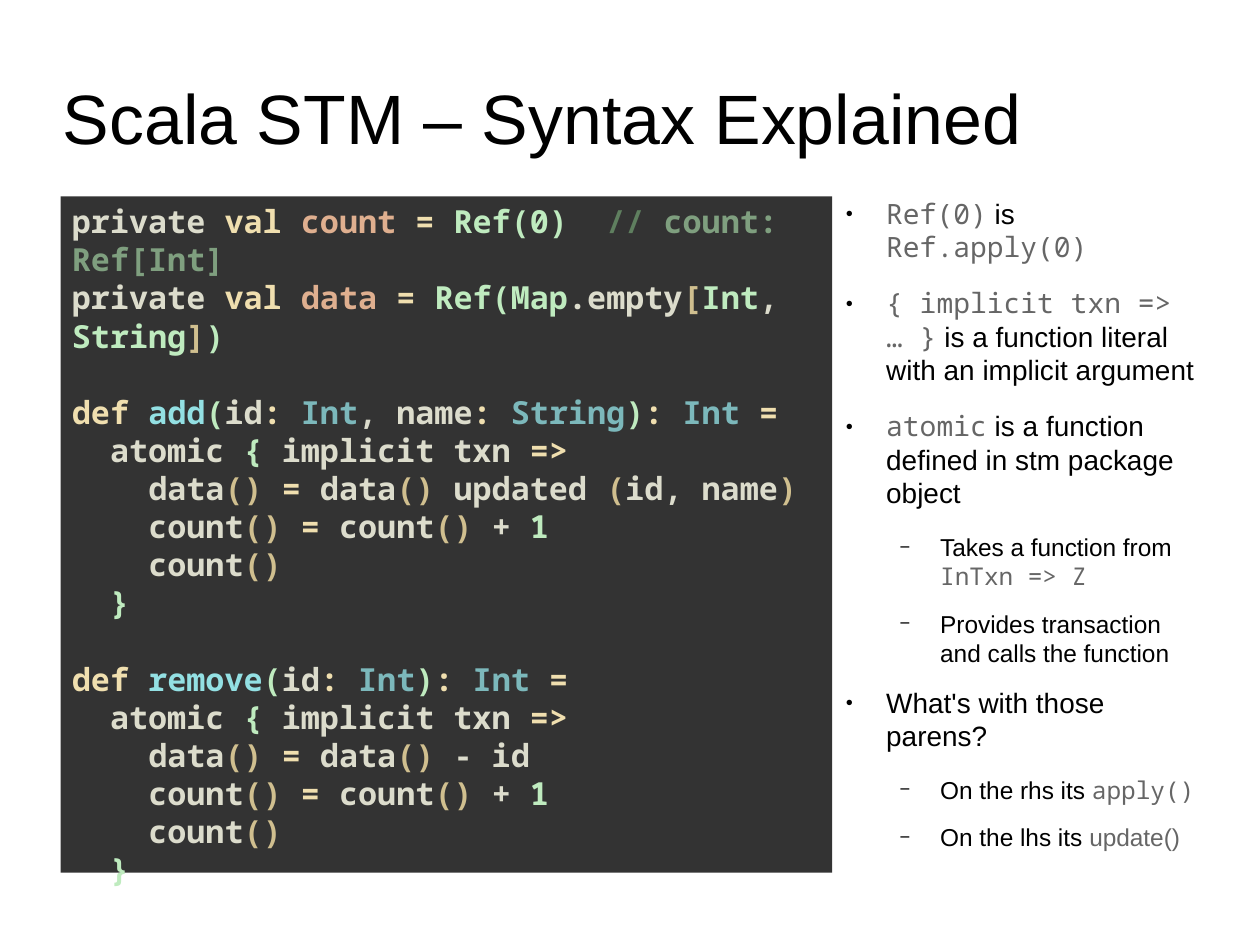
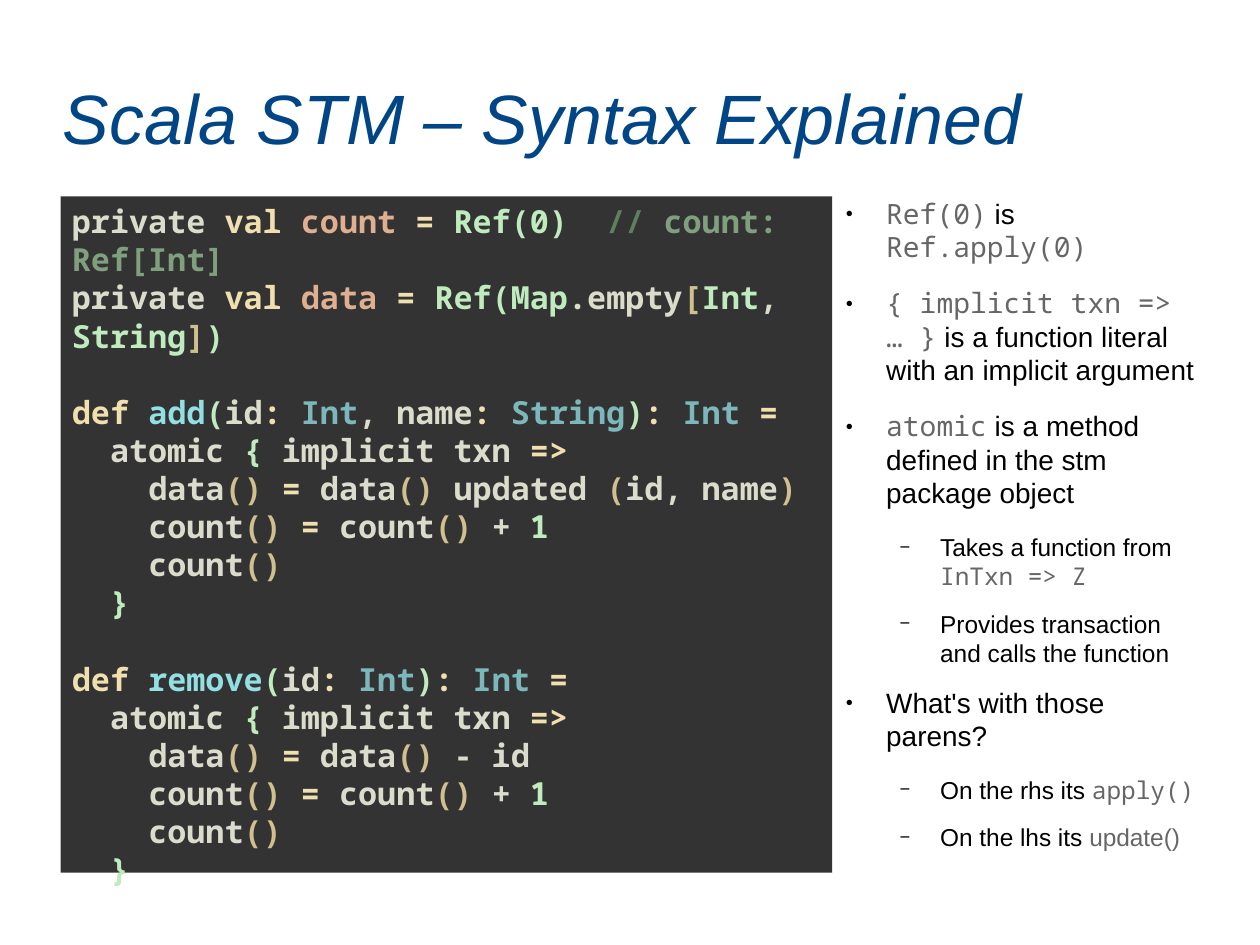
Before and after one commit to marcsaegesser/STMPresentation, a slide deck: slide 13 of slides/STMPresentation.odp. Drawn at 1260x945 pixels with LibreOffice and Linux fonts; fonts in the diff are those of the drawing. Boxes give left, top, right and bottom in pixels: in the first picture for what was removed or moved away, otherwise in the second. Text is boxed around its words. In the diff, an @@ line names an element or a change of style, - is before the commit and + after.

```diff
--- a/slides/STMPresentation.odp
+++ b/slides/STMPresentation.odp
@@ title "Scala STM – Syntax Explained" at box(63, 93, 1021, 157): text colour #000000 to #004586, italic on @@
@@ text at box(886, 415, 1139, 509): text changed @@
-● atomic is a function defined in stm package object
+● atomic is a method defined in the stm package object
```
Also in this commit, not shown: 28 other slides changed, 7 other files.
